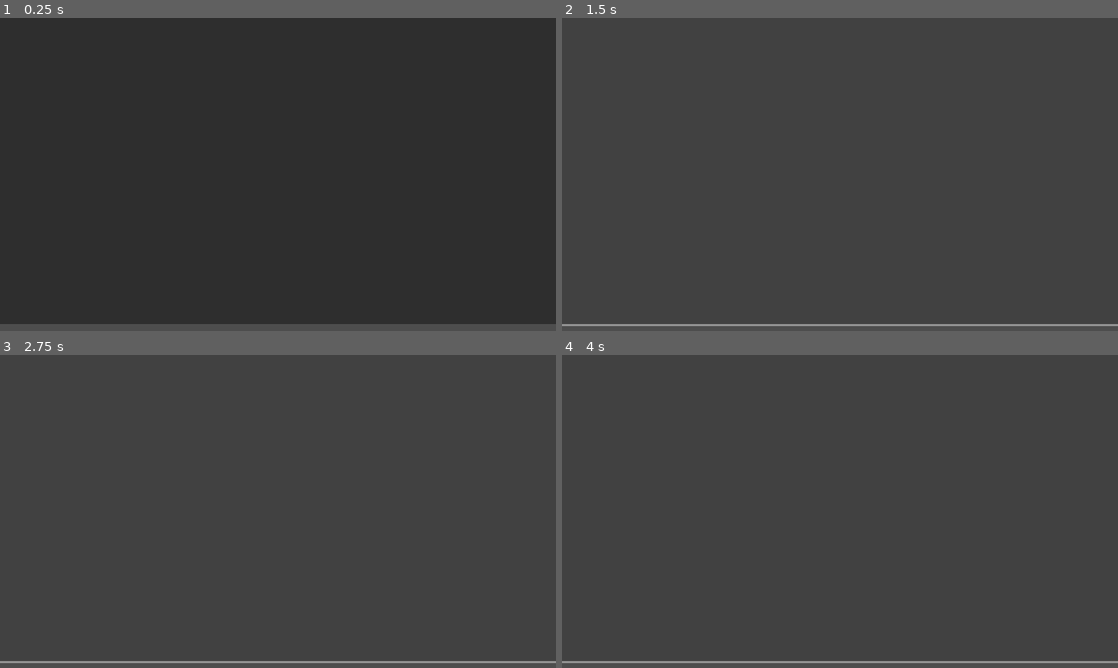
Above: before the commit, frames 1-4 (two rows, left to right).
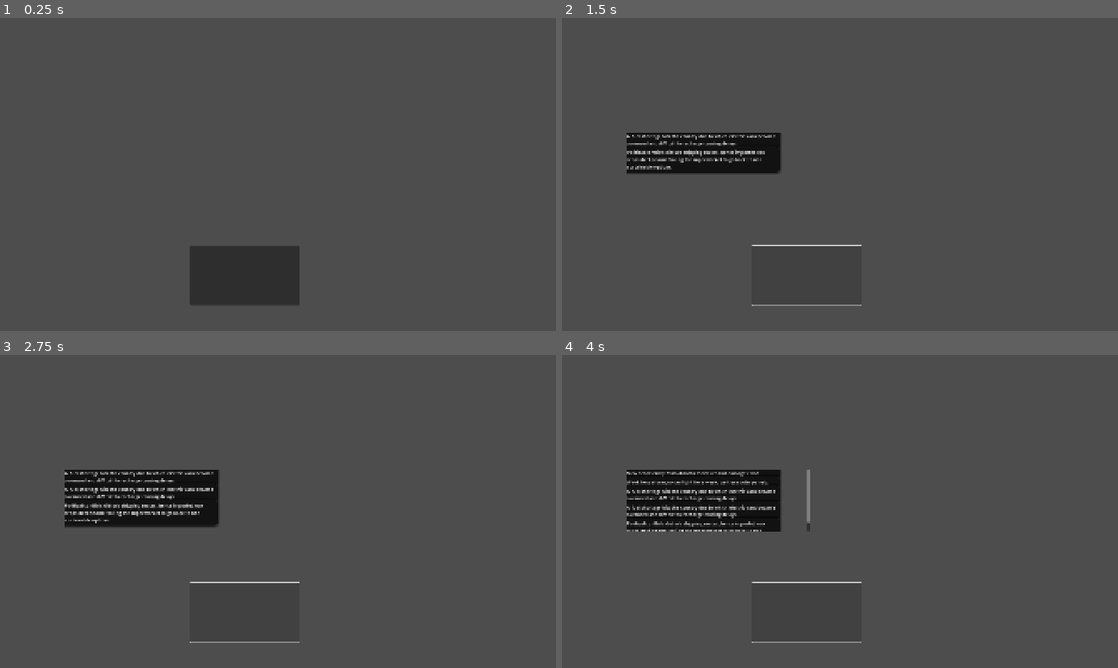
Above: after the commit, the same moments.

Repository: theresaaung/HACKATHON
Game: Godot game, scene res://node_2d.tscn
Two runs of this game, one before a commit and one after it. Both use one fixed random seed, a clock stepped at 60 frames per second and the inputs below. This scene is started directly instead of the project's main scene.
Inputs (mouse positions are in pixels of both pictures, inside the frame that each line leads up to):
- Up to frame 1 (0.25 s): no input
- Up to frame 2 (1.5 s): click (806, 274) at 0.52 s; click (806, 274) at 1.27 s
- Up to frame 3 (2.75 s): click (244, 611) at 2.02 s
- Up to frame 4 (4 s): tap Enter at 2.75 s; tap Space at 3.5 s

The runs differ from the first frame. In frame 1, 94% of the frame differs, in the area x 0-100%, y 0-98%; in frame 2, 4.0%; in frame 3, 5.4%; in frame 4, 5.8%.

Commit message:
Update node_2d.tscn

Diff:
--- a/company-net-zero-sim/node_2d.tscn
+++ b/company-net-zero-sim/node_2d.tscn
@@ -95,26 +95,29 @@
 "
 
 [node name="Node2D" type="Node2D"]
-position = Vector2(-232, -406)
 script = SubResource("GDScript_y32ns")
 
 [node name="Button" type="Button" parent="."]
-offset_left = -3752.0
-offset_top = 333.0
-offset_right = 2722.0
-offset_bottom = 1464.0
+offset_left = 657.0
+offset_top = 785.0
+offset_right = 1034.0
+offset_bottom = 991.0
 
 [node name="PanelContainer" type="PanelContainer" parent="."]
-offset_right = 100.0
-offset_bottom = 23.0
+offset_left = 232.0
+offset_top = 406.0
+offset_right = 848.0
+offset_bottom = 609.0
 
 [node name="Label" type="Label" parent="PanelContainer"]
 layout_mode = 2
 text = "Notifications"
 
 [node name="FeedScroll" type="ScrollContainer" parent="."]
-offset_right = 40.0
-offset_bottom = 40.0
+offset_left = 224.0
+offset_top = 396.0
+offset_right = 855.0
+offset_bottom = 608.0
 
 [node name="Feed" type="VBoxContainer" parent="FeedScroll"]
 layout_mode = 2
